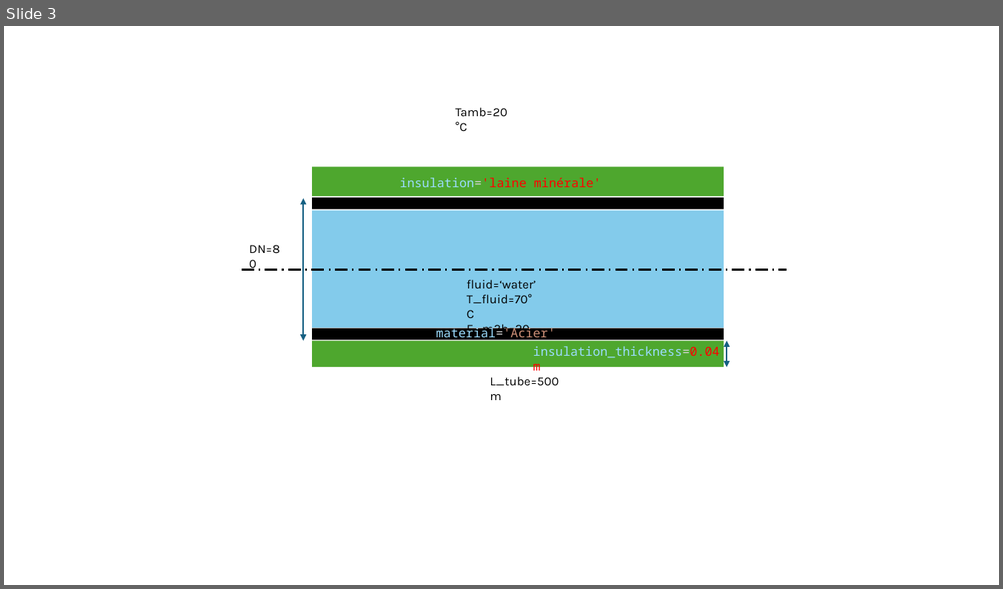
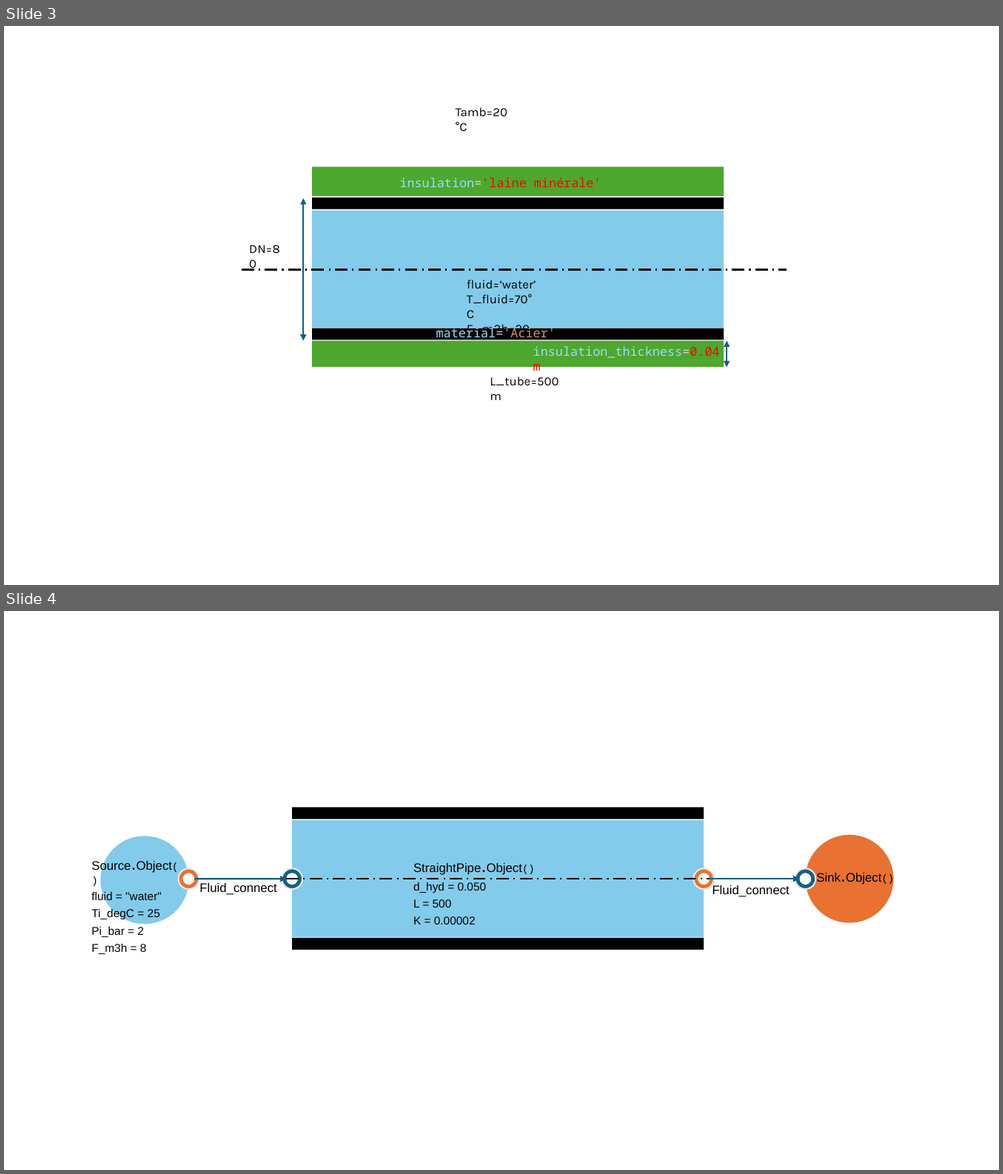
Before and after one commit to ZoheirHADID/EnergySystemModels-fr, a slide deck: Examples.pptx. Shown one above the other, each under a label of ours: slide 3 before the commit, slides 3 and 4 after it. The pictures are 1003x589 and 1003x1174 pixels, drawn with LibreOffice and Linux fonts; fonts in the diff are those of the drawing. Boxes give left, top, right and bottom in pixels: in the first picture for what was removed or moved away, otherwise in the second. Text is boxed around its words. In the diff, an @@ line names an element or a change of style, - is before the commit and + after.

```diff
--- a/Examples.pptx
+++ b/Examples.pptx
@@ slide 4 added at (4,611,999,1170), background #FFFFFF @@
@@ group added at (91,807,893,954): 10 ellipses, 5 texts, 3 rectangles, 2 arrows, 1 line @@
+Source.Object()
+fluid = "water"
+Ti_degC = 25
+Pi_bar = 2
+F_m3h = 8
+StraightPipe.Object()
+d_hyd = 0.050
+L = 500
+K = 0.00002
+Sink.Object()
+Fluid_connect
+Fluid_connect
```
Also in this commit, not shown: 2 other files.
